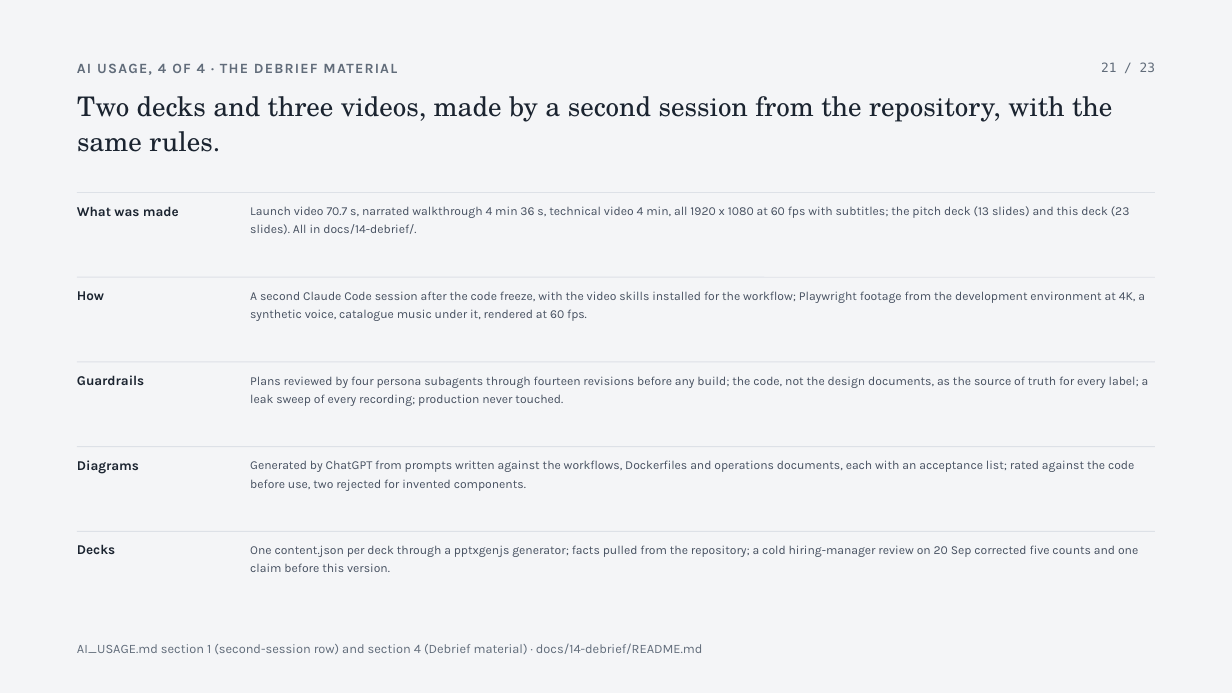
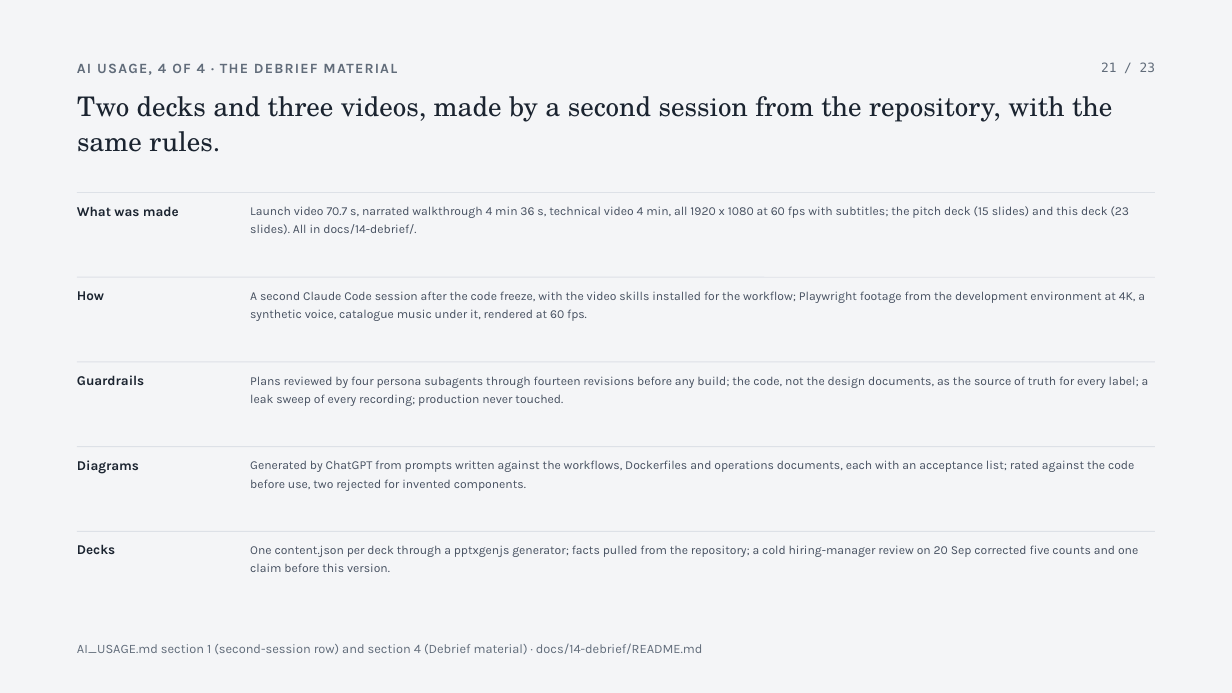
Before and after one commit to SuhaasNv/permitflow, a slide deck: slide 21 of docs/14-debrief/technical-deck/PermitFlow-technical.pptx. Drawn at 1232x693 pixels with LibreOffice and Linux fonts; fonts in the diff are those of the drawing. Boxes give left, top, right and bottom in pixels: in the first picture for what was removed or moved away, otherwise in the second. Text is boxed around its words. In the diff, an @@ line names an element or a change of style, - is before the commit and + after.

Commit message:
docs: comic strips back in the pitch deck
Fifteen slides again: the before strip after the problem, the after
strip after the solution, at the owner's decision; counts synced.

```diff
--- a/docs/14-debrief/technical-deck/PermitFlow-technical.pptx
+++ b/docs/14-debrief/technical-deck/PermitFlow-technical.pptx
@@ text at <box>250,206,1130,234</box>: text changed @@
-Launch video 70.7 s, narrated walkthrough 4 min 36 s, technical video 4 min, all 1920 x 1080 at 60 fps with subtitles; the pitch deck (13 slides) and this deck (23 slides). All in docs/14-debrief/.
+Launch video 70.7 s, narrated walkthrough 4 min 36 s, technical video 4 min, all 1920 x 1080 at 60 fps with subtitles; the pitch deck (15 slides) and this deck (23 slides). All in docs/14-debrief/.
```
Also in this commit, not shown: 6 other files.
